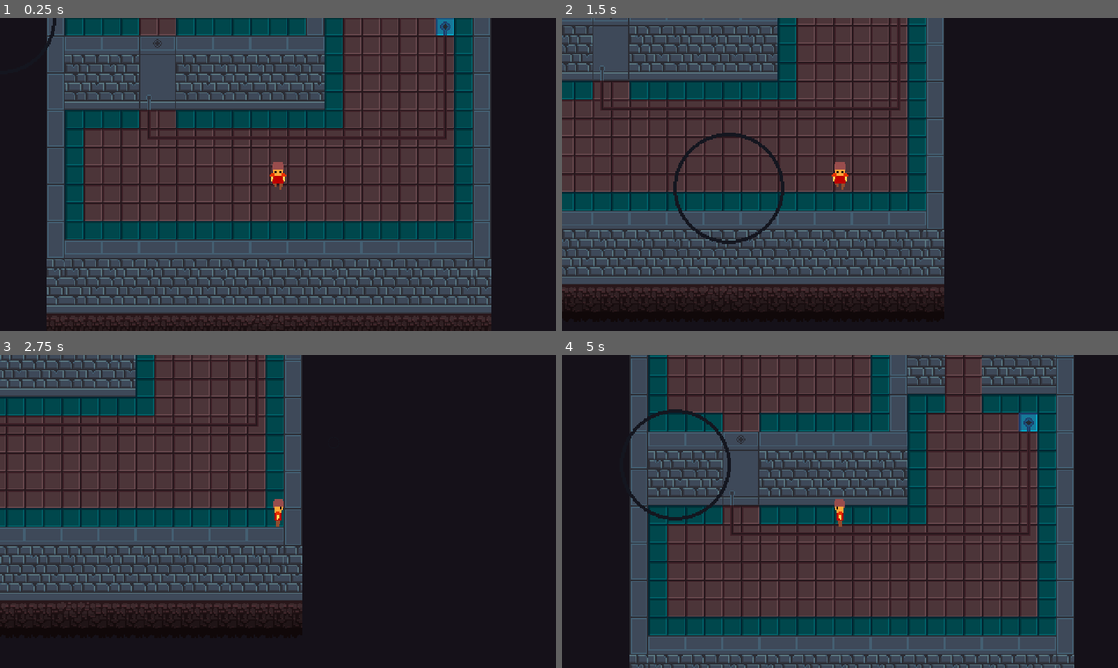
Above: before the commit, frames 1-4 (two rows, left to right).
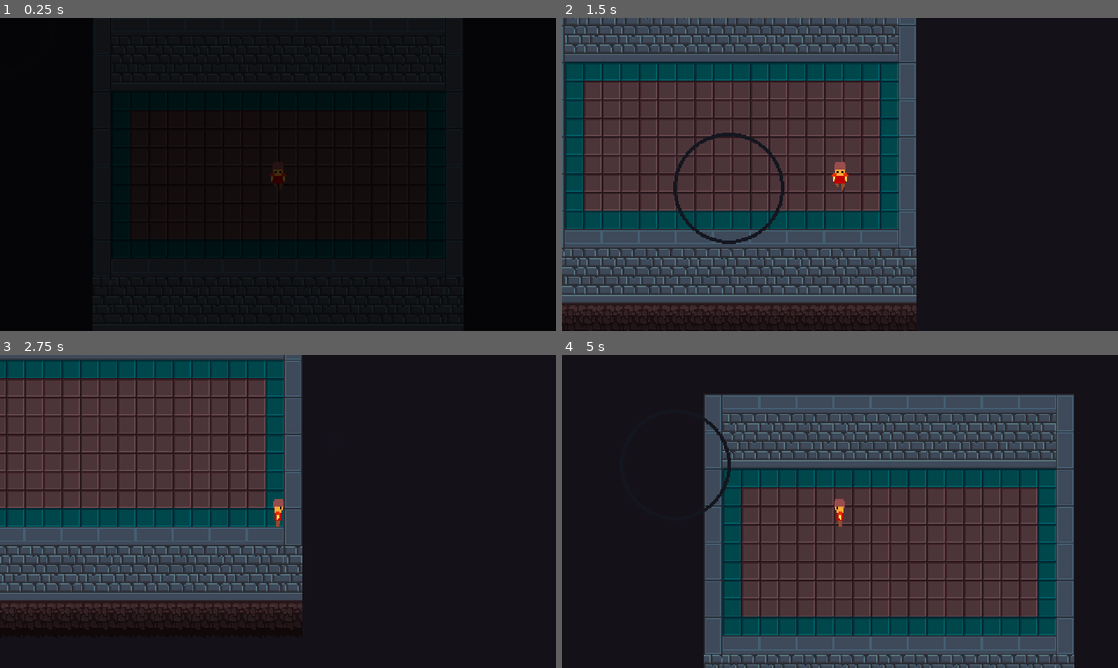
Above: after the commit, the same moments.

Repository: JeremyLiau/Looking-Glass
Game: Godot game, scene res://Scenes/SceneManager.tscn
Same seed, same stepped clock (60 frames per second), same inputs: the game is played once before the commit and once after it. Before the commit the project starts from res://Scenes/Levels/Level1.tscn.
Inputs (mouse positions are in pixels of both pictures, inside the frame that each line leads up to):
- Up to frame 1 (0.25 s): no input
- Up to frame 2 (1.5 s): tap Enter (ui_accept) at 0.5, 0.77 s; move the mouse to (962, 158) at 0.52 s; hold Right (ui_right) 0.53-1.28 s; click (962, 158) at 0.6 s; move the mouse to (728, 190) at 1.27 s; hold Down (ui_down) from 1.28 s (still down); click (728, 190) at 1.35 s
- Up to frame 3 (2.75 s): tap Enter (ui_accept) at 1.52 s; move the mouse to (333, 442) at 2.02 s; release Down (ui_down) at 2.03 s; hold Right (ui_right) from 2.03 s (still down); click (333, 442) at 2.1 s
- Up to frame 4 (5 s): move the mouse to (812, 574) at 2.77 s; release Right (ui_right) at 2.78 s; hold Up (ui_up) 2.78-3.53 s; click (812, 574) at 2.85 s; tap Enter (ui_accept) at 3.02, 3.77, 4.52 s; move the mouse to (1006, 558) at 3.52 s; hold Left (ui_left) from 3.53 s (still down); click (1006, 558) at 3.6 s; move the mouse to (673, 464) at 4.27 s; click (673, 464) at 4.35 s

The runs differ from the first frame. In frame 1, 76% of the frame differs, in the area x 8-89%, y 0-100%; in frame 2, 39%; in frame 3, 6.6%; in frame 4, 42%.

Commit message:
Created scene transition between levels, level exits and scene manager

Diff:
--- a/Scenes/Levels/Level0.tscn
+++ b/Scenes/Levels/Level0.tscn
@@ -13,6 +13,7 @@
 [ext_resource path="res://Scenes/InvisibleWall.tscn" type="PackedScene" id=11]
 [ext_resource path="res://Sprites/RoughDungeonSprSheet.png" type="Texture" id=12]
 [ext_resource path="res://Sprites/BackgroundColor.png" type="Texture" id=13]
+[ext_resource path="res://Scenes/NextLevelArea.tscn" type="PackedScene" id=14]
 
 [sub_resource type="ConvexPolygonShape2D" id=4]
 points = PoolVector2Array( 32, 48, 0, 48, 0, 0, 32, 0 )
@@ -813,3 +814,6 @@
 [node name="IllusoryPoweredDoor" parent="." instance=ExtResource( 8 )]
 position = Vector2( -1040, 192 )
 isReal = true
+
+[node name="NextLevelArea" parent="." instance=ExtResource( 14 )]
+position = Vector2( -984, -88 )
--- a/Scenes/Levels/Level1.tscn
+++ b/Scenes/Levels/Level1.tscn
@@ -1,6 +1,7 @@
-[gd_scene load_steps=22 format=2]
+[gd_scene load_steps=23 format=2]
 
 [ext_resource path="res://Scenes/Illusory CW Power Line Tiles/IllusoryCWFloorPowerLineNine.tscn" type="PackedScene" id=1]
+[ext_resource path="res://Scenes/NextLevelArea.tscn" type="PackedScene" id=2]
 [ext_resource path="res://Scenes/Illusory CW Power Line Tiles/IllusoryCWFloorPowerLineFour.tscn" type="PackedScene" id=3]
 [ext_resource path="res://Scenes/Floor Switches/Key4FloorSwitch.tscn" type="PackedScene" id=4]
 [ext_resource path="res://Scenes/LookingGlass.tscn" type="PackedScene" id=5]
@@ -597,3 +598,6 @@
 
 [node name="Key4FloorSwitch" parent="." instance=ExtResource( 4 )]
 position = Vector2( -888, 152 )
+
+[node name="NextLevelArea" parent="." instance=ExtResource( 2 )]
+position = Vector2( -1048, -344 )
--- a/Scenes/Levels/Level2.tscn
+++ b/Scenes/Levels/Level2.tscn
@@ -1,5 +1,6 @@
-[gd_scene load_steps=17 format=2]
-
+[gd_scene load_steps=18 format=2]
+
+[ext_resource path="res://Scenes/NextLevelArea.tscn" type="PackedScene" id=1]
 [ext_resource path="res://Scenes/Lever.tscn" type="PackedScene" id=3]
 [ext_resource path="res://Scenes/LookingGlass.tscn" type="PackedScene" id=5]
 [ext_resource path="res://Scenes/IllusoryPoweredDoor.tscn" type="PackedScene" id=7]
@@ -476,3 +477,6 @@
 
 [node name="IllusoryCWFloorPowerLineSeven" parent="." instance=ExtResource( 15 )]
 position = Vector2( -1048, 312 )
+
+[node name="NextLevelArea" parent="." instance=ExtResource( 1 )]
+position = Vector2( -1048, 56 )
--- a/Scenes/Levels/Level3.tscn
+++ b/Scenes/Levels/Level3.tscn
@@ -18,6 +18,7 @@
 [ext_resource path="res://Sprites/BackgroundColor.png" type="Texture" id=16]
 [ext_resource path="res://Sprites/RoughDungeonSprSheet.png" type="Texture" id=17]
 [ext_resource path="res://Scenes/Illusory CW Power Line Tiles/IllusoryCWFloorPowerLineEight.tscn" type="PackedScene" id=18]
+[ext_resource path="res://Scenes/NextLevelArea.tscn" type="PackedScene" id=19]
 
 [sub_resource type="ConvexPolygonShape2D" id=4]
 points = PoolVector2Array( 32, 48, 0, 48, 0, 0, 32, 0 )
@@ -596,3 +597,6 @@
 [node name="IllusoryCCWFloorPowerLineNine2" parent="." instance=ExtResource( 15 )]
 position = Vector2( -1048, 72 )
 isReal = true
+
+[node name="NextLevelArea" parent="." instance=ExtResource( 19 )]
+position = Vector2( -1048, -136 )
--- a/Scenes/Levels/Level4.tscn
+++ b/Scenes/Levels/Level4.tscn
@@ -1,5 +1,6 @@
-[gd_scene load_steps=21 format=2]
-
+[gd_scene load_steps=22 format=2]
+
+[ext_resource path="res://Scenes/NextLevelArea.tscn" type="PackedScene" id=1]
 [ext_resource path="res://Scenes/IllusoryPoweredDoor.tscn" type="PackedScene" id=2]
 [ext_resource path="res://Scenes/Illusory CW Power Line Tiles/IllusoryCWFloorPowerLineEight.tscn" type="PackedScene" id=4]
 [ext_resource path="res://Scenes/LookingGlass.tscn" type="PackedScene" id=5]
@@ -558,3 +559,6 @@
 [node name="InvisibleWall2" parent="." instance=ExtResource( 12 )]
 position = Vector2( -1136, -40 )
 scale = Vector2( 10, 3 )
+
+[node name="NextLevelArea" parent="." instance=ExtResource( 1 )]
+position = Vector2( -1048, -344 )
--- a/Scenes/Levels/Level5.tscn
+++ b/Scenes/Levels/Level5.tscn
@@ -24,6 +24,7 @@
 [ext_resource path="res://Scenes/Illusory CW Power Line Tiles/IllusoryCWFloorPowerLineFour.tscn" type="PackedScene" id=22]
 [ext_resource path="res://Scenes/Illusory CW Power Line Tiles/IllusoryCWFloorPowerLineSeven.tscn" type="PackedScene" id=23]
 [ext_resource path="res://Scenes/Illusory CCW Power Line Tiles/IllusoryCCWFloorPowerLineNine.tscn" type="PackedScene" id=24]
+[ext_resource path="res://Scenes/NextLevelArea.tscn" type="PackedScene" id=25]
 
 [sub_resource type="ConvexPolygonShape2D" id=4]
 points = PoolVector2Array( 32, 48, 0, 48, 0, 0, 32, 0 )
@@ -738,3 +739,6 @@
 
 [node name="IllusoryCCWFloorPowerLineSix" parent="." instance=ExtResource( 12 )]
 position = Vector2( -1096, 280 )
+
+[node name="NextLevelArea" parent="." instance=ExtResource( 25 )]
+position = Vector2( -1048, -344 )
--- /dev/null
+++ b/Scenes/NextLevelArea.tscn
@@ -0,0 +1,23 @@
+[gd_scene load_steps=4 format=2]
+
+[ext_resource path="res://Sprites/StandardFloorTile.png" type="Texture" id=1]
+[ext_resource path="res://Scripts/NextLevelArea.gd" type="Script" id=2]
+
+[sub_resource type="RectangleShape2D" id=1]
+extents = Vector2( 16, 16 )
+
+[node name="NextLevelArea" type="Node2D"]
+script = ExtResource( 2 )
+
+[node name="Sprite" type="Sprite" parent="."]
+position = Vector2( 8, 8 )
+scale = Vector2( 2, 2 )
+texture = ExtResource( 1 )
+
+[node name="Area2D" type="Area2D" parent="."]
+
+[node name="CollisionShape2D" type="CollisionShape2D" parent="Area2D"]
+position = Vector2( 8, 8 )
+shape = SubResource( 1 )
+
+[connection signal="body_entered" from="Area2D" to="." method="_on_Area2D_body_entered"]
--- /dev/null
+++ b/Scenes/SceneManager.tscn
@@ -0,0 +1,16 @@
+[gd_scene load_steps=4 format=2]
+
+[ext_resource path="res://Scenes/Levels/Level0.tscn" type="PackedScene" id=1]
+[ext_resource path="res://Scenes/TransitionScreen.tscn" type="PackedScene" id=2]
+[ext_resource path="res://Scripts/SceneManager.gd" type="Script" id=3]
+
+[node name="SceneManager" type="Node2D"]
+script = ExtResource( 3 )
+
+[node name="CurrentScene" type="Node2D" parent="."]
+
+[node name="Level0" parent="CurrentScene" instance=ExtResource( 1 )]
+
+[node name="TransitionScreen" parent="." instance=ExtResource( 2 )]
+
+[connection signal="transitioned" from="TransitionScreen" to="." method="_on_TransitionScreen_transitioned"]
--- /dev/null
+++ b/Scenes/TransitionScreen.tscn
@@ -0,0 +1,63 @@
+[gd_scene load_steps=5 format=2]
+
+[ext_resource path="res://Scripts/TransitionScreen.gd" type="Script" id=1]
+
+[sub_resource type="Animation" id=1]
+length = 0.001
+tracks/0/type = "value"
+tracks/0/path = NodePath("ColorRect:color")
+tracks/0/interp = 1
+tracks/0/loop_wrap = true
+tracks/0/imported = false
+tracks/0/enabled = true
+tracks/0/keys = {
+"times": PoolRealArray( 0 ),
+"transitions": PoolRealArray( 1 ),
+"update": 0,
+"values": [ Color( 0, 0, 0, 1 ) ]
+}
+
+[sub_resource type="Animation" id=2]
+resource_name = "fade_to_black"
+tracks/0/type = "value"
+tracks/0/path = NodePath("ColorRect:color")
+tracks/0/interp = 1
+tracks/0/loop_wrap = true
+tracks/0/imported = false
+tracks/0/enabled = true
+tracks/0/keys = {
+"times": PoolRealArray( 0, 1 ),
+"transitions": PoolRealArray( 1, 1 ),
+"update": 0,
+"values": [ Color( 0, 0, 0, 0 ), Color( 0, 0, 0, 1 ) ]
+}
+
+[sub_resource type="Animation" id=3]
+resource_name = "fade_to_normal"
+tracks/0/type = "value"
+tracks/0/path = NodePath("ColorRect:color")
+tracks/0/interp = 1
+tracks/0/loop_wrap = true
+tracks/0/imported = false
+tracks/0/enabled = true
+tracks/0/keys = {
+"times": PoolRealArray( 0, 1 ),
+"transitions": PoolRealArray( 1, 1 ),
+"update": 0,
+"values": [ Color( 0, 0, 0, 1 ), Color( 0, 0, 0, 0 ) ]
+}
+
+[node name="TransitionScreen" type="CanvasLayer"]
+script = ExtResource( 1 )
+
+[node name="ColorRect" type="ColorRect" parent="."]
+margin_right = 480.0
+margin_bottom = 272.0
+color = Color( 0, 0, 0, 1 )
+
+[node name="AnimationPlayer" type="AnimationPlayer" parent="."]
+anims/RESET = SubResource( 1 )
+anims/fade_to_black = SubResource( 2 )
+anims/fade_to_normal = SubResource( 3 )
+
+[connection signal="animation_finished" from="AnimationPlayer" to="." method="_on_AnimationPlayer_animation_finished"]
--- /dev/null
+++ b/Scripts/NextLevelArea.gd
@@ -0,0 +1,4 @@
+extends Node
+
+func _on_Area2D_body_entered(body):
+	get_tree().get_current_scene().transition()
--- /dev/null
+++ b/Scripts/SceneManager.gd
@@ -0,0 +1,21 @@
+extends Node
+
+const TUTORIAL = preload("res://Scenes/Levels/Level0.tscn")
+const LEVEL1 = preload("res://Scenes/Levels/Level1.tscn")
+const LEVEL2 = preload("res://Scenes/Levels/Level2.tscn")
+const LEVEL3 = preload("res://Scenes/Levels/Level3.tscn")
+const LEVEL4 = preload("res://Scenes/Levels/Level4.tscn")
+const LEVEL5 = preload("res://Scenes/Levels/Level5.tscn")
+
+var levelOrder = [LEVEL1, LEVEL2, LEVEL3, LEVEL4, LEVEL5]
+
+func _on_TransitionScreen_transitioned():
+	$CurrentScene.get_child(0).queue_free()
+	if(!levelOrder.empty()):
+		$CurrentScene.add_child(levelOrder[0].instance())
+		levelOrder.pop_front()
+	else:
+		pass
+
+func transition():
+	$TransitionScreen.transition()
--- /dev/null
+++ b/Scripts/TransitionScreen.gd
@@ -0,0 +1,14 @@
+extends CanvasLayer
+
+signal transitioned
+
+func _ready():
+	$AnimationPlayer.play("fade_to_normal")
+
+func transition():
+	$AnimationPlayer.play("fade_to_black")
+
+func _on_AnimationPlayer_animation_finished(anim_name):
+	if anim_name == "fade_to_black":
+		emit_signal("transitioned")
+		$AnimationPlayer.play("fade_to_normal")
--- a/project.godot
+++ b/project.godot
@@ -11,7 +11,8 @@
 [application]
 
 config/name="It is not real"
-run/main_scene="res://Scenes/Levels/Level1.tscn"
+config/description="A game developed in 7 days for the Brackey's Game Jam 2022.1. The theme was \"It is not real\"."
+run/main_scene="res://Scenes/SceneManager.tscn"
 config/icon="res://icon.png"
 
 [display]
Not shown: 1 places in Scenes/Levels/Level0.tscn that only renumber resources
Not shown: 1 places in Scenes/Levels/Level3.tscn that only renumber resources
Not shown: 1 places in Scenes/Levels/Level5.tscn that only renumber resources
